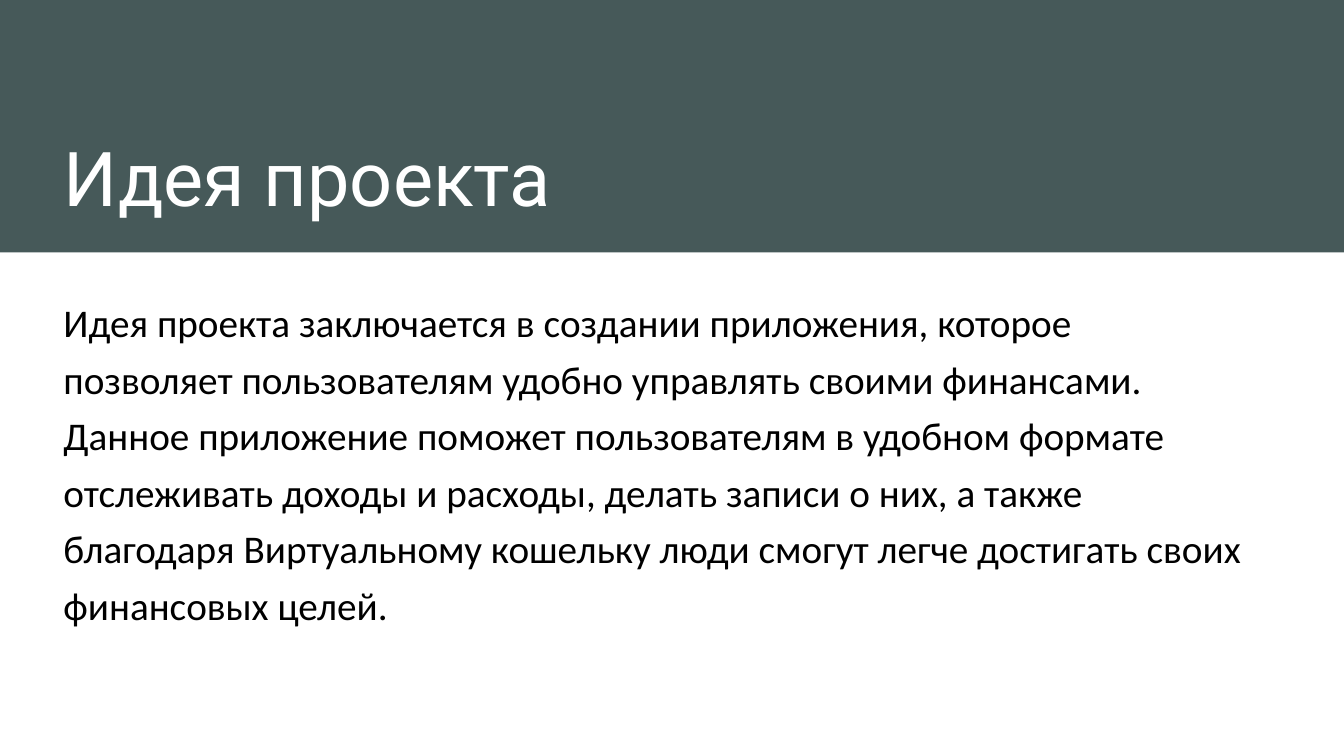
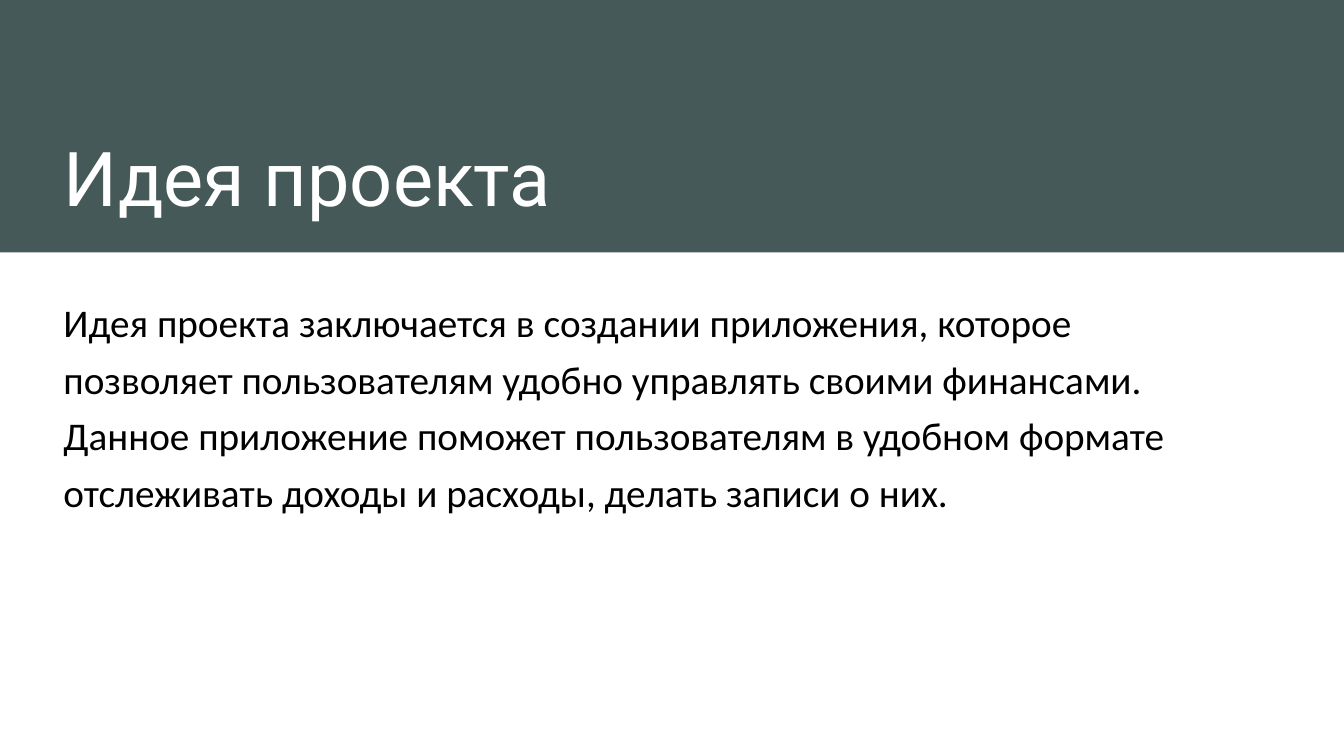
Before and after one commit to Ha4trueKa4/Qt_Project_VirtualWallet, a slide deck: slide 2 of Презентация.pptx. Drawn at 1344x756 pixels with LibreOffice and Linux fonts; fonts in the diff are those of the drawing. Boxes give left, top, right and bottom in pixels: in the first picture for what was removed or moved away, otherwise in the second. Text is boxed around its words. In the diff, an @@ line names an element or a change of style, - is before the commit and + after.

```diff
--- a/Презентация.pptx
+++ b/Презентация.pptx
@@ text at [63,312,1164,514]: text changed @@
-Идея проекта заключается в создании приложения, которое позволяет пользователям удобно управлять своими финансами. Данное приложение поможет пользователям в удобном формате отслеживать доходы и расходы, делать записи о них, а также благодаря Виртуальному кошельку люди смогут легче достигать своих финансовых целей.
+Идея проекта заключается в создании приложения, которое позволяет пользователям удобно управлять своими финансами. Данное приложение поможет пользователям в удобном формате отслеживать доходы и расходы, делать записи о них.
```
Also in this commit, not shown: 3 other slides changed, 3 slides added, 12 other files.
